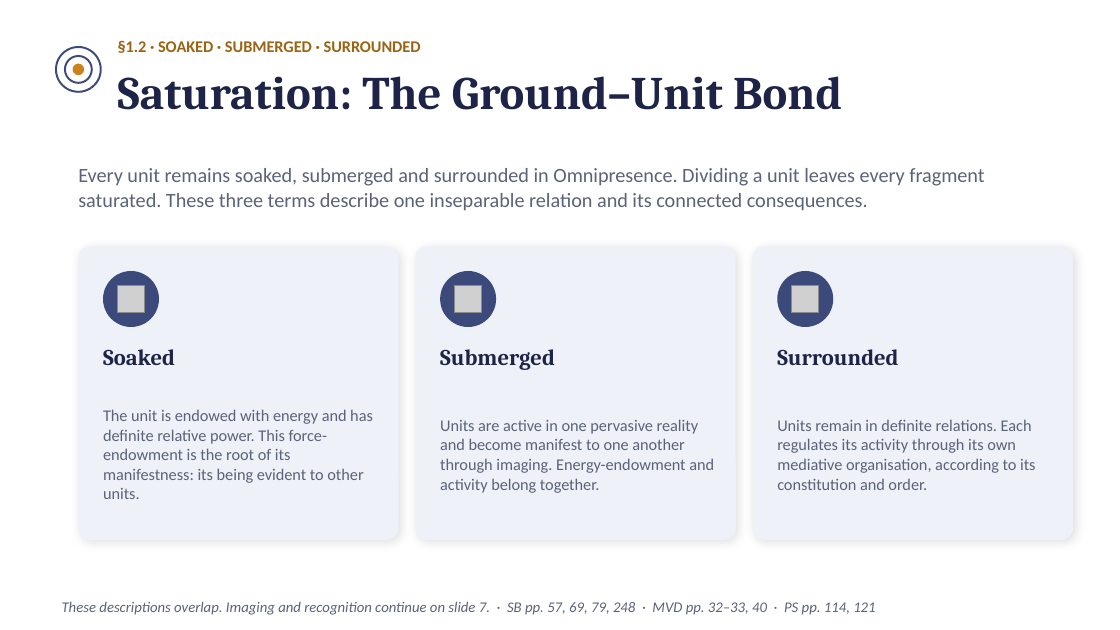
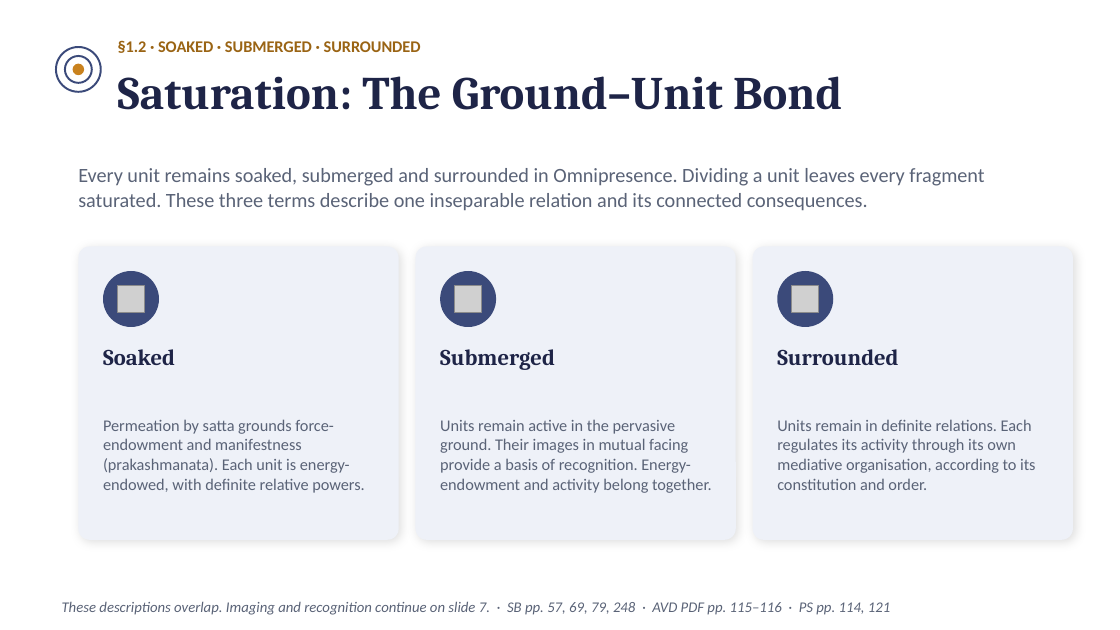
Before and after one commit to raghavamohan/AnalyticMadhyasthDarshan, a slide deck: slide 6 of Studies/The-Ontology-of-Coexistence/The-Ontology-of-Existence-Madhyasth-Darshan.pptx. Drawn at 1120x630 pixels with LibreOffice and Linux fonts; fonts in the diff are those of the drawing; grey boxes stand for pictures. Boxes give left, top, right and bottom in pixels: in the first picture for what was removed or moved away, otherwise in the second. Text is boxed around its words. In the diff, an @@ line names an element or a change of style, - is before the commit and + after.

Commit message:
Clarify light, manifestness and sentient expression in ontology

```diff
--- a/Studies/The-Ontology-of-Coexistence/The-Ontology-of-Existence-Madhyasth-Darshan.pptx
+++ b/Studies/The-Ontology-of-Coexistence/The-Ontology-of-Existence-Madhyasth-Darshan.pptx
@@ text at <box>103,419,364,493</box>: text changed @@
-The unit is endowed with energy and has definite relative power. This force-endowment is the root of its manifestness: its being evident to other units.
+Permeation by satta grounds force-endowment and manifestness (prakashmanata). Each unit is energy-endowed, with definite relative powers.
@@ text at <box>440,420,711,493</box>: text changed @@
-Units are active in one pervasive reality and become manifest to one another through imaging. Energy-endowment and activity belong together.
+Units remain active in the pervasive ground. Their images in mutual facing provide a basis of recognition. Energy-endowment and activity belong together.
@@ text at <box>62,601,890,615</box>: text changed @@
-These descriptions overlap. Imaging and recognition continue on slide 7. · SB pp. 57, 69, 79, 248 · MVD pp. 32–33, 40 · PS pp. 114, 121
+These descriptions overlap. Imaging and recognition continue on slide 7. · SB pp. 57, 69, 79, 248 · AVD PDF pp. 115–116 · PS pp. 114, 121
```
Also in this commit, not shown: 3 other slides changed, 22 other files.
